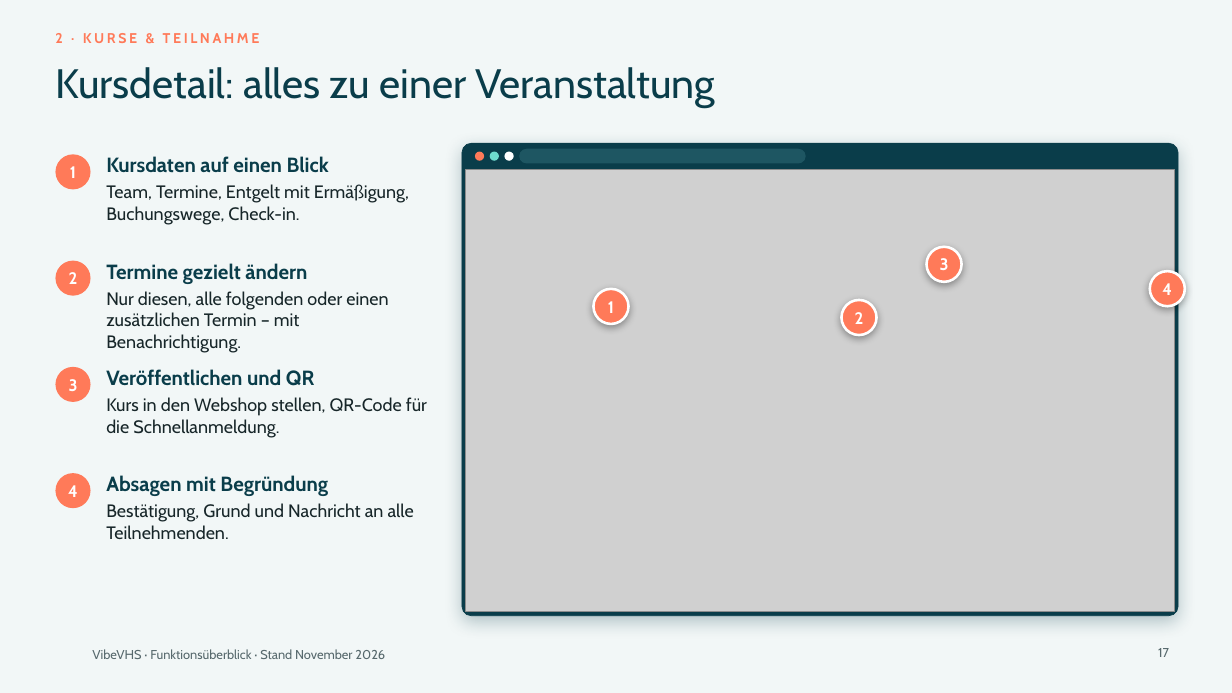
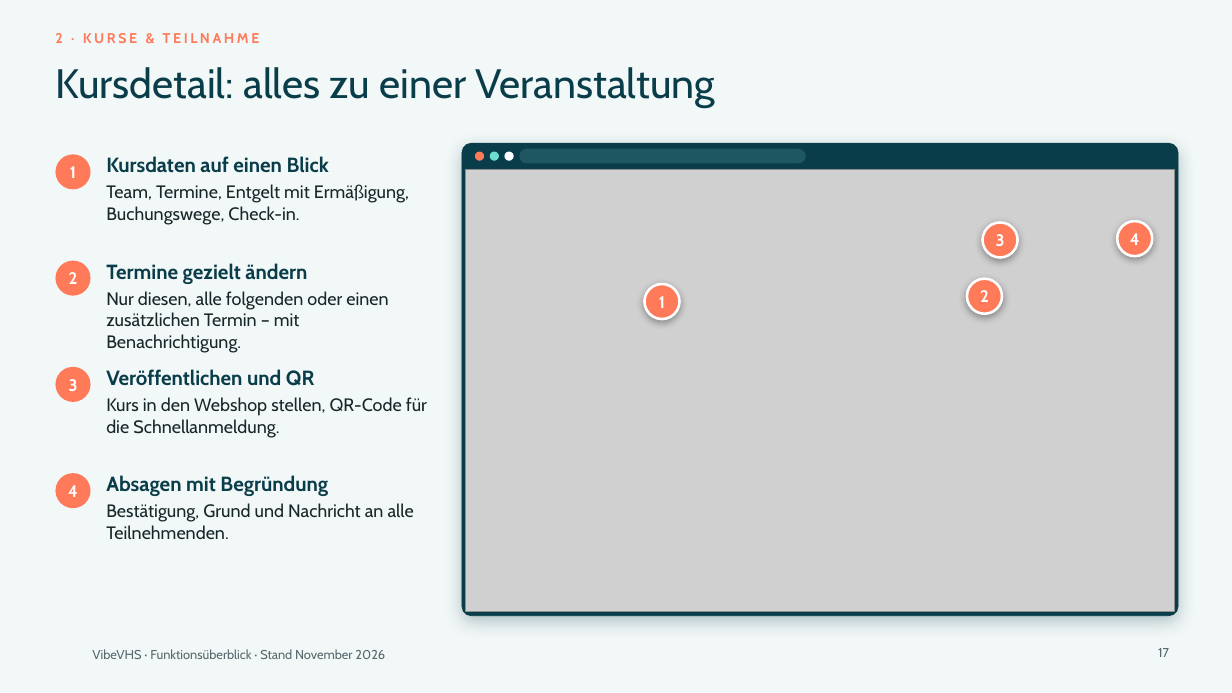
Before and after one commit to klaus-liebler/vibevhs, a slide deck: slide 17 of docs/praesentation/VibeVHS-Praesentation.pptx. Drawn at 1232x693 pixels with LibreOffice and Linux fonts; fonts in the diff are those of the drawing; grey boxes stand for pictures; background and template pictures are left out. Boxes give left, top, right and bottom in pixels: in the first picture for what was removed or moved away, otherwise in the second. Text is boxed around its words. In the diff, an @@ line names an element or a change of style, - is before the commit and + after.

```diff
--- a/docs/praesentation/VibeVHS-Praesentation.pptx
+++ b/docs/praesentation/VibeVHS-Praesentation.pptx
@@ text "3": place and size @@
-text "3" at [940, 258, 949, 270]
+text "3" at [996, 234, 1005, 246]
@@ ellipse: place and size @@
-ellipse at [927, 247, 962, 282]
+ellipse at [982, 223, 1018, 258]
@@ text "4": place and size @@
-text "4" at [1162, 283, 1172, 295]
+text "4" at [1130, 233, 1140, 245]
@@ ellipse: place and size @@
-ellipse at [1150, 271, 1185, 306]
+ellipse at [1117, 221, 1153, 256]
@@ text "1": place and size @@
-text "1" at [608, 301, 614, 313]
+text "1" at [659, 296, 665, 308]
@@ ellipse: place and size @@
-ellipse at [593, 289, 628, 324]
+ellipse at [644, 284, 679, 319]
@@ text "2": place and size @@
-text "2" at [855, 312, 864, 324]
+text "2" at [980, 290, 989, 302]
@@ ellipse: place and size @@
-ellipse at [842, 300, 877, 335]
+ellipse at [967, 279, 1002, 314]
```
Also in this commit, not shown: 15 other slides changed, 32 other files.
